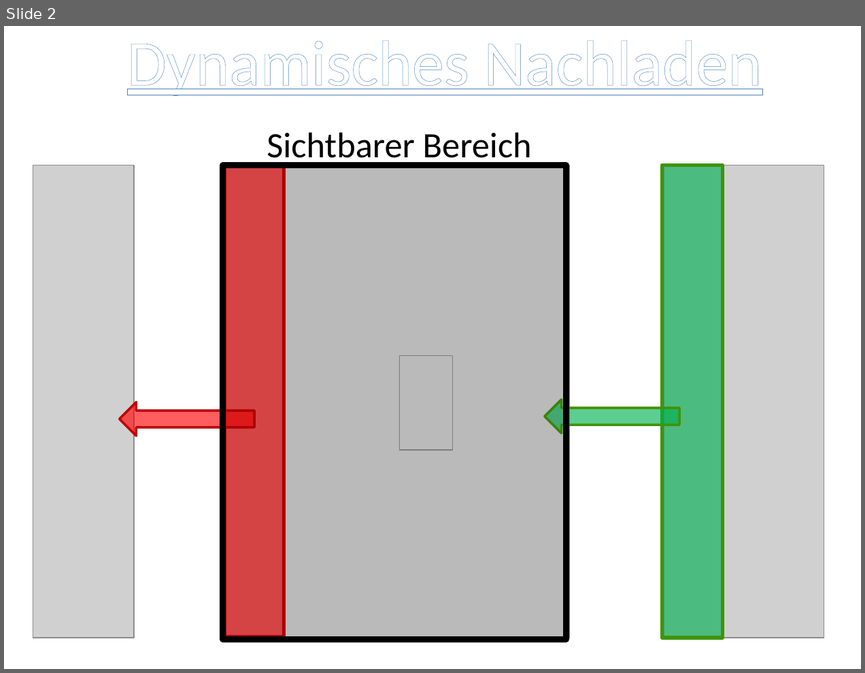
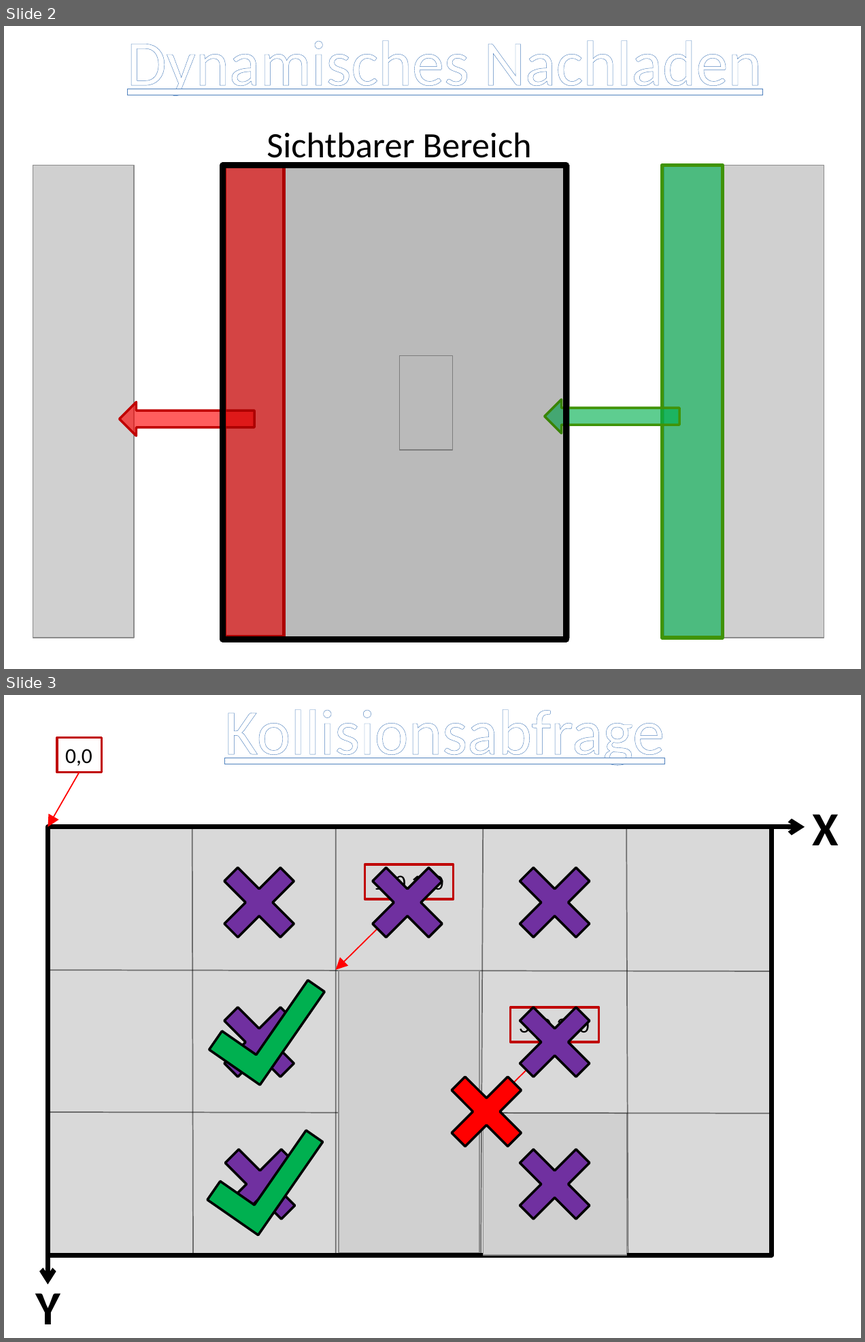
Before and after one commit to bjoern42/seproject42, a slide deck: seproject42.pptx. Shown one above the other, each under a label of ours: slide 2 before the commit, slides 2 and 3 after it. The pictures are 865x673 and 865x1342 pixels, drawn with LibreOffice and Linux fonts; fonts in the diff are those of the drawing; grey boxes stand for pictures. Boxes give left, top, right and bottom in pixels: in the first picture for what was removed or moved away, otherwise in the second. Text is boxed around its words. In the diff, an @@ line names an element or a change of style, - is before the commit and + after.

```diff
--- a/seproject42.pptx
+++ b/seproject42.pptx
@@ slide 3 added at bbox=[4, 695, 861, 1338], background #FFFFFF @@
@@ text added at bbox=[224, 709, 664, 766], 54 pt, text #FFFFFF, underline @@
+Kollisionsabfrage
@@ rectangle added at bbox=[57, 738, 102, 772], outline #C00000 2 pt, 18 pt, text #000000 @@
+0,0
@@ arrow added from (79, 772) to (48, 827), #FF0000 1 pt @@
@@ text added at bbox=[812, 814, 838, 845], 40 pt, text #000000, bold @@
+X
@@ rectangle added at bbox=[48, 827, 772, 1255], fill #000000 at 15% opacity, outline #000000 4 pt @@
@@ line added from (192, 827) to (193, 1255), #000000 1 pt @@
@@ line added from (336, 827) to (336, 1256), #000000 1 pt @@
@@ line added from (483, 827) to (481, 1256), #000000 1 pt @@
@@ line added from (626, 827) to (628, 1255), #000000 1 pt @@
@@ arrow added from (736, 827) to (804, 827), #000000 4 pt @@
@@ cross added at bbox=[205, 849, 313, 956], fill #7030A0, outline #000000 2 pt @@
@@ cross added at bbox=[354, 849, 462, 956], fill #7030A0, outline #000000 2 pt @@
@@ cross added at bbox=[501, 849, 609, 956], fill #7030A0, outline #000000 2 pt @@
@@ rectangle added at bbox=[364, 864, 453, 899], outline #C00000 2 pt, 18 pt, text #000000 @@
+100,100
@@ arrow added from (407, 899) to (336, 969), #FF0000 1 pt @@
@@ corner added at bbox=[209, 957, 324, 1085], fill #00B050, outline #000000 2 pt @@
@@ line added from (50, 970) to (772, 971), #000000 1 pt @@
@@ picture added at bbox=[338, 971, 479, 1253] @@
@@ cross added at bbox=[205, 988, 313, 1096], fill #7030A0, outline #000000 2 pt @@
@@ cross added at bbox=[501, 988, 609, 1096], fill #7030A0, outline #000000 2 pt @@
@@ rectangle added at bbox=[511, 1007, 598, 1041], outline #C00000 2 pt, 18 pt, text #000000 @@
+300,200
@@ cross added at bbox=[432, 1057, 541, 1166], fill #FF0000, outline #000000 2 pt @@
@@ arrow added from (555, 1042) to (483, 1113), #FF0000 1 pt @@
@@ line added from (50, 1113) to (772, 1113), #000000 1 pt @@
@@ corner added at bbox=[208, 1106, 323, 1234], fill #00B050, outline #000000 2 pt @@
@@ picture added at bbox=[483, 1113, 626, 1255] @@
@@ cross added at bbox=[206, 1130, 314, 1238], fill #7030A0, outline #000000 2 pt @@
@@ cross added at bbox=[501, 1130, 609, 1238], fill #7030A0, outline #000000 2 pt @@
@@ arrow added from (48, 1236) to (48, 1284), #000000 4 pt @@
@@ text added at bbox=[35, 1293, 60, 1324], 40 pt, text #000000, bold @@
+Y
```
Also in this commit, not shown: 1 other slide added, 2 slides removed.
